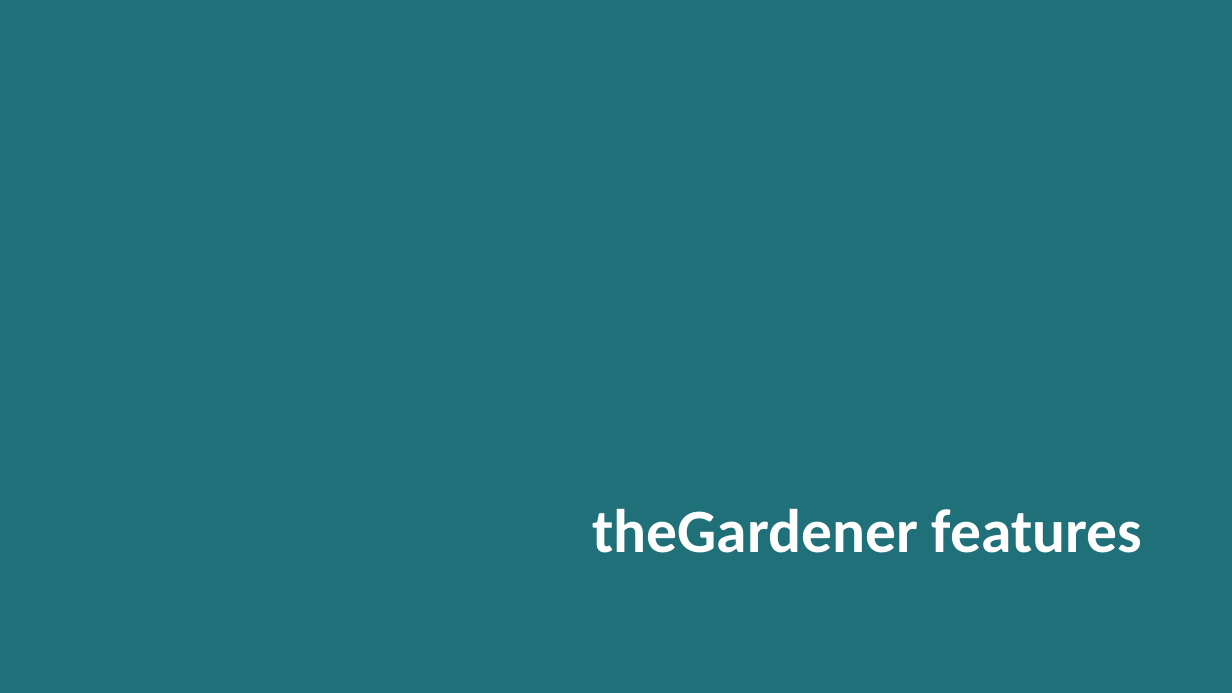
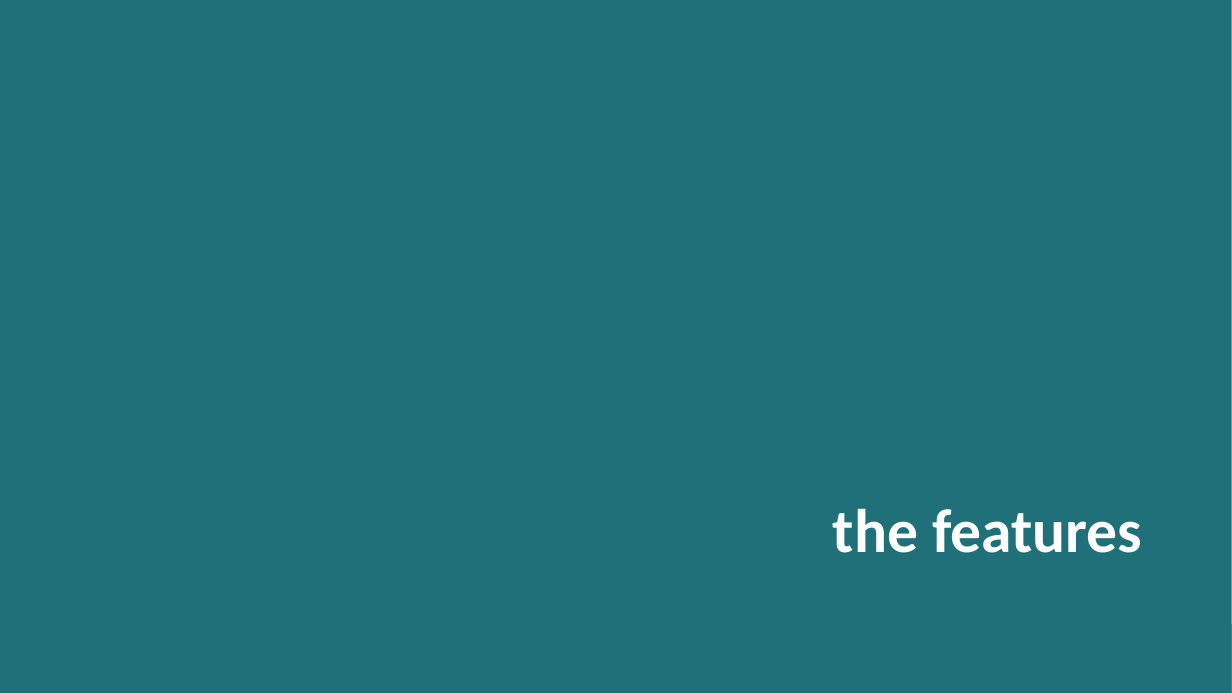
Before and after one commit to KelkooGroup/theGardener, a slide deck: slide 1 of doc/BDD_TheGardener_features.pptx. Drawn at 1232x693 pixels with LibreOffice and Linux fonts; fonts in the diff are those of the drawing; background and template pictures are left out. Boxes give left, top, right and bottom in pixels: in the first picture for what was removed or moved away, otherwise in the second. Text is boxed around its words. In the diff, an @@ line names an element or a change of style, - is before the commit and + after.

```diff
--- a/doc/BDD_TheGardener_features.pptx
+++ b/doc/BDD_TheGardener_features.pptx
@@ text at box(833, 508, 1142, 553): text changed @@
-theGardener features
+the features
```
Also in this commit, not shown: 10 other slides changed, 1 slide added, 2 slides removed, 5 other files.
